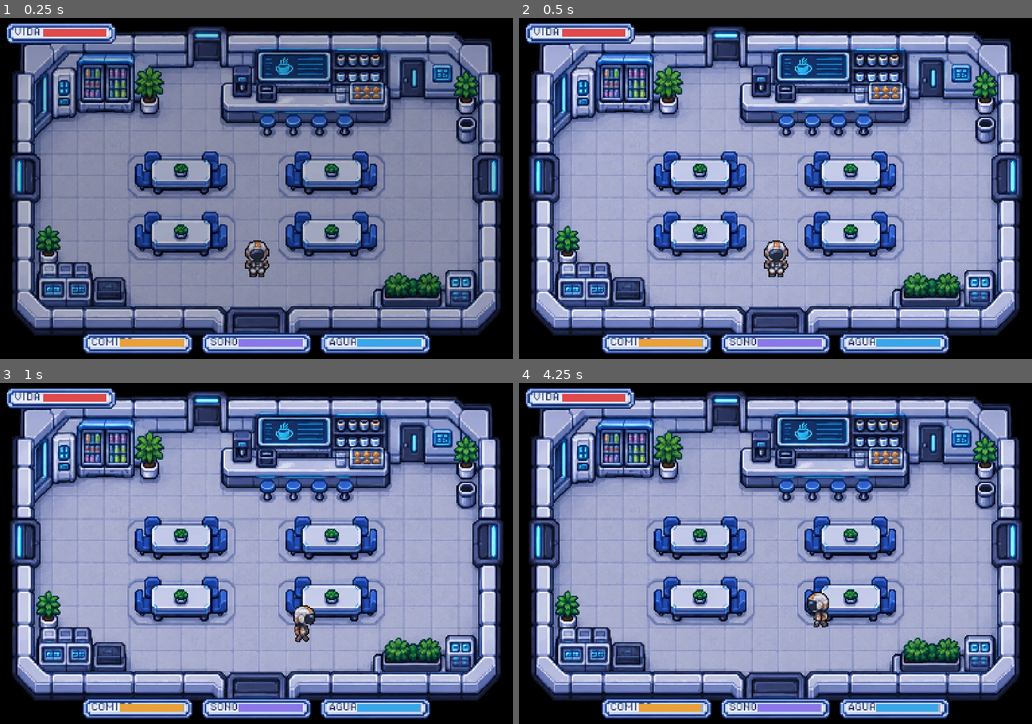
Above: before the commit, frames 1-4 (two rows, left to right).
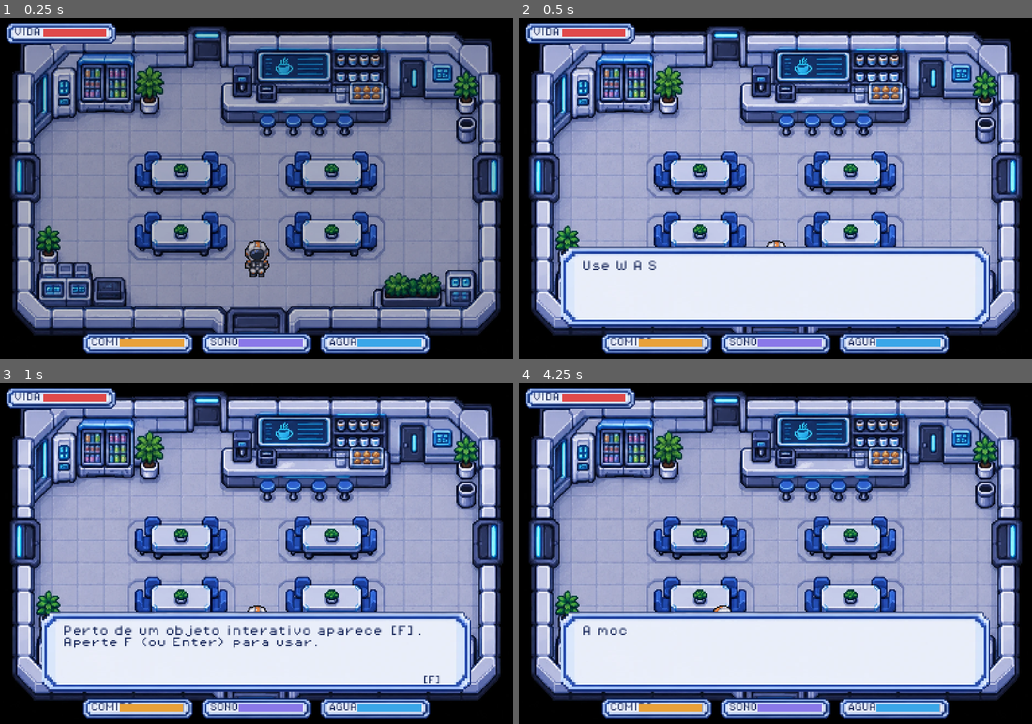
Above: after the commit, the same moments.

Repository: thallesgsrv/nasa-space-apps
Game: Godot game, scene res://scenes/game.tscn
Same seed, same stepped clock (60 frames per second), same inputs: the game is played once before the commit and once after it.
Inputs:
- Up to frame 1 (0.25 s): no input
- Up to frame 2 (0.5 s): no input
- Up to frame 3 (1 s): tap Enter at 0.5 s; hold D (move_right) from 0.53 s (still down); hold F (interact) from 0.53 s (still down); tap Space at 0.77 s
- Up to frame 4 (4.25 s): release D (move_right) at 1.28 s; release F (interact) at 1.28 s; hold S (move_down) 1.28-2.03 s; tap F (interact) at 1.35, 2.3, 3.05 s; tap Space at 1.52, 3.02, 3.5, 3.77 s; tap I (inventory) at 2, 4.15 s; hold D (move_right) 2.03-2.78 s; hold 1 (switch_world) 2.03-2.78 s; hold W (move_up) 2.78-3.53 s; tap Enter at 2.85 s; hold A (move_left) from 3.53 s (still down); hold F (interact) from 3.53 s (still down); tap Keypad Enter at 3.6 s

Frame 1 is identical in both runs. In frame 2, 19% of the frame differs, in the area x 8-92%, y 67-91%; in frame 3, 19%; in frame 4, 19%, in the area x 8-92%, y 61-97%.
Error before the commit: Invalid assignment of property or key 'locked' with value of type 'bool' on a base object of type 'CharacterBody2D (player.gd)'. (res://scripts/game.gd:36)

Commit message:
feat: add sprite do personagem

Diff:
--- a/character_body_2d.tscn
+++ /dev/null
@@ -1,46 +0,0 @@
-[gd_scene format=3 uid="uid://kpfgrn03daki"]
-
-[ext_resource type="Texture2D" uid="uid://bohj0utwnu7hj" path="res://assets/sprites/0f9f2736-41f0-478a-998e-53d80acfd180.png" id="1_f50pn"]
-
-[sub_resource type="AtlasTexture" id="AtlasTexture_ij6vw"]
-atlas = ExtResource("1_f50pn")
-region = Rect2(0, 0, 192, 170)
-
-[sub_resource type="AtlasTexture" id="AtlasTexture_ghijl"]
-atlas = ExtResource("1_f50pn")
-region = Rect2(192, 0, 192, 170)
-
-[sub_resource type="AtlasTexture" id="AtlasTexture_44cfe"]
-atlas = ExtResource("1_f50pn")
-region = Rect2(384, 0, 192, 170)
-
-[sub_resource type="AtlasTexture" id="AtlasTexture_dd465"]
-atlas = ExtResource("1_f50pn")
-region = Rect2(576, 0, 192, 170)
-
-[sub_resource type="SpriteFrames" id="SpriteFrames_wmimt"]
-animations = [{
-"frames": [{
-"duration": 1.0,
-"texture": SubResource("AtlasTexture_ij6vw")
-}, {
-"duration": 1.0,
-"texture": SubResource("AtlasTexture_ghijl")
-}, {
-"duration": 1.0,
-"texture": SubResource("AtlasTexture_44cfe")
-}, {
-"duration": 1.0,
-"texture": SubResource("AtlasTexture_dd465")
-}],
-"loop": 1,
-"name": &"default",
-"speed": 5.0
-}]
-
-[node name="CharacterBody2D" type="CharacterBody2D" unique_id=54479861]
-
-[node name="AnimatedSprite2D" type="AnimatedSprite2D" parent="." unique_id=920000991]
-sprite_frames = SubResource("SpriteFrames_wmimt")
-frame = 2
-frame_progress = 0.43132052
--- a/node_2d.tscn
+++ /dev/null
@@ -1,5 +0,0 @@
-[gd_scene format=3 uid="uid://dj3ssdnpl078t"]
-
-[node name="Node2D" type="Node2D" unique_id=1185669765]
-
-[node name="AnimationPlayer" type="AnimationPlayer" parent="." unique_id=1133838021]
--- a/project.godot
+++ b/project.godot
@@ -20,6 +20,7 @@
 GameState="*res://scripts/game_state.gd"
 UI="*res://scripts/ui/ui.gd"
 Interactions="*res://scripts/interactions.gd"
+Mission="*res://scripts/mission.gd"
 
 [display]
 
--- a/scripts/interactions.gd
+++ b/scripts/interactions.gd
@@ -3,7 +3,6 @@
 ## Cada Interativo nas salas tem um "action"; run() executa a acao correspondente.
 ## Tudo aqui e PLACEHOLDER de jogabilidade: valores e textos ficam faceis de trocar.
 
-const ROUTES := ["Lua", "Marte", "Júpiter"]  # rotas de exemplo (sala de controle)
 
 
 func run(action: String, source: Node, player: Node) -> void:
@@ -29,7 +28,7 @@
 		"botiquim":
 			await _botiquim()
 		"propulsor":
-			await UI.say(["Painel do propulsor.", "Todos os sistemas estáveis. (Controle do propulsor em desenvolvimento.)"])
+			await UI.say(["Painel do propulsor.", "A escolha do lançador e da órbita é feita no console da sala de controle."])
 		"assento":
 			await _assento(source, player)
 		_:
@@ -42,6 +41,7 @@
 		"Use W A S D (ou as setas) para andar.",
 		"Perto de um objeto interativo aparece [F]. Aperte F (ou Enter) para usar.",
 		"Aperte I (ou Tab) para abrir a mochila. Esc cancela os menus.",
+		"Sente na sala de controle para projetar a missão: objetivo, instrumentos, energia, lançador, órbita e solo.",
 		"Aperte 1 para trocar entre o astronauta (estação) e o cientista (Terra).",
 		"Fique de olho nas barras de comida, sono e água lá embaixo!",
 	])
@@ -257,15 +257,103 @@
 		return
 	var stand_pos: Vector2 = player.global_position
 	player.sit(seat.global_position)
-	while true:
-		var title := "Rota: " + (GameState.route if GameState.route != "" else "nenhuma")
+	await _mission_console()
+	player.stand(stand_pos)
+
+
+func _name_of(table: Dictionary, id: String) -> String:
+	return table[id]["name"] if id != "" else "—"
+
+
+func _mission_console() -> void:
+	while true:
+		var opts: Array = [
+			"Dificuldade: " + Mission.DIFFICULTY_NAMES[Mission.difficulty],
+			"1 Objetivo: " + _name_of(Mission.OBJECTIVES, Mission.objective),
+			"2 Instrumentos (%d)" % Mission.instruments.size(),
+			"3 Energia: " + _name_of(Mission.ARRAYS, Mission.array_id),
+			"4 Lançador: " + _name_of(Mission.LAUNCHERS, Mission.launcher),
+			"5 Órbita: " + _name_of(Mission.ORBITS, Mission.orbit),
+			"6 Solo: " + _name_of(Mission.STATIONS, Mission.station),
+			"Revisar projeto",
+			"LANÇAR MISSÃO",
+			"Levantar",
+		]
+		var i := await UI.choose(opts, "Console de missão")
+		match i:
+			0:
+				var keys := Mission.BUDGETS.keys()
+				Mission.difficulty = keys[(keys.find(Mission.difficulty) + 1) % keys.size()]
+				await UI.say("Orçamento: %d M$." % int(Mission.budget()))
+			1:
+				await _pick("Objetivo científico", Mission.OBJECTIVES, "objective", _obj_label)
+			2:
+				await _pick_instruments()
+			3:
+				await _pick("Energia", Mission.ARRAYS, "array_id", _array_label)
+			4:
+				await _pick("Lançador", Mission.LAUNCHERS, "launcher", _launcher_label)
+			5:
+				await _pick("Órbita", Mission.ORBITS, "orbit", _orbit_label)
+			6:
+				await _pick("Estação terrestre", Mission.STATIONS, "station", _station_label)
+			7:
+				await UI.say(Mission.review_lines())
+			8:
+				var r := Mission.launch()
+				await UI.say(r["lines"])
+			_:
+				return
+
+
+func _pick(title: String, table: Dictionary, field: String, label: Callable) -> void:
+	var ids := table.keys()
+	var opts: Array = []
+	for id in ids:
+		opts.append(label.call(id))
+	opts.append("Voltar")
+	var i := await UI.choose(opts, title)
+	if i >= 0 and i < ids.size():
+		Mission.set(field, ids[i])
+
+
+func _pick_instruments() -> void:
+	while true:
+		var ids := Mission.INSTRUMENTS.keys()
 		var opts: Array = []
-		for r in ROUTES:
-			opts.append("Ir para " + r)
-		opts.append("Levantar")
-		var i := await UI.choose(opts, title)
-		if i < 0 or i >= ROUTES.size():
-			break
-		GameState.route = ROUTES[i]
-		await UI.say(["Próxima rota definida: %s." % ROUTES[i], "(A viagem ainda não foi implementada.)"])
-	player.stand(stand_pos)
+		for id in ids:
+			var ins: Dictionary = Mission.INSTRUMENTS[id]
+			var mark := "[x] " if Mission.instruments.has(id) else "[ ] "
+			opts.append("%s%s %dkg %dW %.0fd %dM$" % [mark, ins["name"], int(ins["mass"]), int(ins["power"]), ins["data"], int(ins["cost"])])
+		opts.append("Concluir")
+		var i := await UI.choose(opts, "Instrumentos %d/%d" % [Mission.instruments.size(), Mission.MAX_INSTRUMENTS])
+		if i < 0 or i >= ids.size():
+			return
+		if not Mission.toggle_instrument(ids[i]):
+			await UI.say("Máximo de %d instrumentos." % Mission.MAX_INSTRUMENTS)
+
+
+func _obj_label(id: String) -> String:
+	var o: Dictionary = Mission.OBJECTIVES[id]
+	return "%s: %.0f dados/dia, %d meses" % [o["name"], o["min_data"], o["months"]]
+
+
+func _array_label(id: String) -> String:
+	var a: Dictionary = Mission.ARRAYS[id]
+	return "%s %dW %dkg %dM$" % [a["name"], int(a["watts"]), int(a["mass"]), int(a["cost"])]
+
+
+func _launcher_label(id: String) -> String:
+	var l: Dictionary = Mission.LAUNCHERS[id]
+	var c: Dictionary = l["cap"]
+	return "%s %dM$ (LEO %d, GEO %d, L1 %d kg)" % [l["name"], int(l["cost"]), int(c["leo"]), int(c["geo"]), int(c["l1"])]
+
+
+func _orbit_label(id: String) -> String:
+	var o: Dictionary = Mission.ORBITS[id]
+	return "%s: eclipse %d%%, link %.1f" % [o["name"], int(float(o["eclipse"]) * 100.0), o["link"]]
+
+
+func _station_label(id: String) -> String:
+	var s: Dictionary = Mission.STATIONS[id]
+	return "%s %.0f dados/dia %dM$" % [s["name"], s["rate"], int(s["cost"])]
--- /dev/null
+++ b/scripts/mission.gd
@@ -0,0 +1,285 @@
+extends Node
+## Autoload "Mission": modelo de projeto de missao (regras simples e verificaveis).
+## ATENCAO: TODOS os valores abaixo sao FICTICIOS, feitos para o jogo. Nao sao dados de missoes reais.
+## Inspiracao conceitual (principios, nao numeros): segmentos Launch/Space/Ground/User, requisitos
+## mensuraveis, trade space e margens (CML do JPL e webinar "Design and Develop Science Missions").
+
+const BUS_MASS := 100.0         # kg  (plataforma fixa)
+const BUS_POWER := 60.0         # W
+const BUS_COST := 40.0          # M$
+const BUS_RELIABILITY := 0.97   # por ano
+const MAX_INSTRUMENTS := 4
+const DATA_DAYS := 30.0         # dias por mes simulado
+const SUCCESS_FRACTION := 0.9   # fracao minima do requisito de dados para cumprir a missao
+
+const BUDGETS := {"facil": 500.0, "normal": 380.0, "dificil": 320.0}
+const DIFFICULTY_NAMES := {"facil": "Fácil", "normal": "Normal", "dificil": "Difícil"}
+
+## needs = tipos de instrumento que respondem a pergunta cientifica
+## min_data = dados/dia que precisam CHEGAR a Terra; months = vida util pedida
+const OBJECTIVES := {
+	"clima": {"name": "Clima da Terra", "needs": ["imager", "radiometer"], "min_data": 6.0, "months": 12, "best_orbit": ["leo", "geo"],
+		"desc": "Acompanhar nuvens e temperatura do planeta."},
+	"sol": {"name": "Coroa solar", "needs": ["coronagraph", "spectrometer"], "min_data": 4.0, "months": 18, "best_orbit": ["geo", "l1"],
+		"desc": "Observar o Sol sem interrupção."},
+	"exo": {"name": "Exoplanetas", "needs": ["telescope"], "min_data": 5.0, "months": 24, "best_orbit": ["l1"],
+		"desc": "Detectar planetas por trânsito."},
+}
+
+## mass kg, power W, data dados/dia, cost M$, rel confiabilidade por ano
+const INSTRUMENTS := {
+	"imager": {"name": "Câmera multiespectral", "type": "imager", "mass": 45.0, "power": 55.0, "data": 5.0, "cost": 60.0, "rel": 0.95},
+	"radiometer": {"name": "Radiômetro", "type": "radiometer", "mass": 70.0, "power": 90.0, "data": 3.0, "cost": 80.0, "rel": 0.93},
+	"coronagraph": {"name": "Coronógrafo", "type": "coronagraph", "mass": 60.0, "power": 40.0, "data": 4.0, "cost": 90.0, "rel": 0.92},
+	"spectrometer": {"name": "Espectrômetro", "type": "spectrometer", "mass": 30.0, "power": 25.0, "data": 2.0, "cost": 35.0, "rel": 0.97},
+	"telescope": {"name": "Telescópio de trânsito", "type": "telescope", "mass": 85.0, "power": 70.0, "data": 6.0, "cost": 120.0, "rel": 0.94},
+}
+
+const ARRAYS := {
+	"p": {"name": "Painel solar pequeno", "watts": 150.0, "mass": 20.0, "cost": 15.0},
+	"m": {"name": "Painel solar médio", "watts": 300.0, "mass": 35.0, "cost": 25.0},
+	"g": {"name": "Painel solar grande", "watts": 550.0, "mass": 60.0, "cost": 40.0},
+}
+
+## cap = massa maxima (kg) por orbita
+const LAUNCHERS := {
+	"pequeno": {"name": "Lançador pequeno", "cap": {"leo": 300.0, "geo": 0.0, "l1": 0.0}, "cost": 40.0, "rel": 0.90},
+	"medio": {"name": "Lançador médio", "cap": {"leo": 800.0, "geo": 350.0, "l1": 250.0}, "cost": 110.0, "rel": 0.94},
+	"pesado": {"name": "Lançador pesado", "cap": {"leo": 2000.0, "geo": 900.0, "l1": 700.0}, "cost": 220.0, "rel": 0.97},
+}
+
+## eclipse = fracao do tempo sem sol; link = fator de contato/distancia para downlink
+const ORBITS := {
+	"leo": {"name": "Órbita baixa (LEO)", "eclipse": 0.35, "link": 0.2, "storm": false},
+	"geo": {"name": "Órbita geoestacionária", "eclipse": 0.05, "link": 1.0, "storm": true},
+	"l1": {"name": "Ponto L1 (Sol-Terra)", "eclipse": 0.0, "link": 0.6, "storm": true},
+}
+
+## rate = dados/dia que a estacao recebe com link 1.0
+const STATIONS := {
+	"basica": {"name": "Estação terrestre básica", "rate": 4.0, "cost": 10.0},
+	"media": {"name": "Estação terrestre média", "rate": 8.0, "cost": 25.0},
+	"rede": {"name": "Rede de estações", "rate": 16.0, "cost": 50.0},
+}
+
+var difficulty := "normal"
+var objective := ""
+var instruments: Array[String] = []
+var array_id := ""
+var launcher := ""
+var orbit := ""
+var station := ""
+
+
+func reset() -> void:
+	difficulty = "normal"
+	objective = ""
+	instruments.clear()
+	array_id = ""
+	launcher = ""
+	orbit = ""
+	station = ""
+
+
+func budget() -> float:
+	return BUDGETS[difficulty]
+
+
+func toggle_instrument(id: String) -> bool:
+	if instruments.has(id):
+		instruments.erase(id)
+		return true
+	if instruments.size() >= MAX_INSTRUMENTS:
+		return false
+	instruments.append(id)
+	return true
+
+
+## Calcula as metricas e os problemas do projeto atual.
+func evaluate() -> Dictionary:
+	var blocking: Array[String] = []
+	var warnings: Array[String] = []
+	var mass := BUS_MASS
+	var power_use := BUS_POWER
+	var cost := BUS_COST
+	var data_raw := 0.0
+	var matching := 0
+	var need: Array = []
+	if objective != "":
+		need = OBJECTIVES[objective]["needs"]
+	for id in instruments:
+		var ins: Dictionary = INSTRUMENTS[id]
+		mass += float(ins["mass"])
+		power_use += float(ins["power"])
+		cost += float(ins["cost"])
+		if need.has(ins["type"]):
+			matching += 1
+			data_raw += float(ins["data"])  # so instrumentos ligados ao objetivo geram ciencia util
+	var power_gen := 0.0
+	if array_id != "":
+		var a: Dictionary = ARRAYS[array_id]
+		mass += float(a["mass"])
+		cost += float(a["cost"])
+		if orbit != "":
+			power_gen = float(a["watts"]) * (1.0 - float(ORBITS[orbit]["eclipse"]))
+	if station != "":
+		cost += float(STATIONS[station]["cost"])
+	if launcher != "":
+		cost += float(LAUNCHERS[launcher]["cost"])
+	var cap := 0.0
+	if launcher != "" and orbit != "":
+		cap = float(LAUNCHERS[launcher]["cap"][orbit])
+	var duty := 0.0
+	if array_id != "" and orbit != "":
+		duty = minf(1.0, power_gen / power_use)
+	var data_gen := data_raw * duty
+	var downlink := 0.0
+	if station != "" and orbit != "":
+		downlink = float(STATIONS[station]["rate"]) * float(ORBITS[orbit]["link"])
+	var data_day := minf(data_gen, downlink)
+	var fit := 1.0
+	if objective != "" and orbit != "" and not OBJECTIVES[objective]["best_orbit"].has(orbit):
+		fit = 0.6
+
+	# --- problemas que impedem o lancamento (revisao de projeto) ---
+	if objective == "":
+		blocking.append("Defina o objetivo científico.")
+	if instruments.is_empty():
+		blocking.append("Escolha ao menos um instrumento.")
+	elif objective != "" and matching == 0:
+		blocking.append("Nenhum instrumento responde ao objetivo (%s)." % OBJECTIVES[objective]["name"])
+	if array_id == "":
+		blocking.append("Escolha o painel solar.")
+	if launcher == "":
+		blocking.append("Escolha o lançador.")
+	if orbit == "":
+		blocking.append("Escolha a órbita.")
+	if station == "":
+		blocking.append("Escolha a estação terrestre.")
+	if launcher != "" and orbit != "" and mass > cap:
+		if cap <= 0.0:
+			blocking.append("%s não alcança essa órbita." % LAUNCHERS[launcher]["name"])
+		else:
+			blocking.append("Massa %d kg acima da capacidade do lançador (%d kg)." % [int(mass), int(cap)])
+	if cost > budget():
+		blocking.append("Custo %d M$ acima do orçamento (%d M$)." % [int(cost), int(budget())])
+
+	# --- avisos (nao bloqueiam, mas pioram o resultado) ---
+	if duty > 0.0 and duty < 1.0:
+		warnings.append("Energia insuficiente: instrumentos a %d%% do tempo." % int(duty * 100.0))
+	if data_gen > downlink and downlink > 0.0:
+		warnings.append("Comunicação limita os dados: gera %.1f/dia, chegam %.1f/dia." % [data_gen, downlink])
+	if fit < 1.0:
+		warnings.append("Órbita pouco adequada ao objetivo: ciência cai 40%.")
+	if matching < instruments.size() and objective != "":
+		warnings.append("Há instrumentos sem relação com o objetivo (massa e custo desperdiçados).")
+
+	return {
+		"mass": mass, "cap": cap, "power_gen": power_gen, "power_use": power_use, "duty": duty,
+		"data_raw": data_raw, "data_gen": data_gen, "downlink": downlink, "data_day": data_day, "cost": cost,
+		"fit": fit, "blocking": blocking, "warnings": warnings,
+	}
+
+
+func review_lines() -> Array[String]:
+	var ev := evaluate()
+	var out: Array[String] = []
+	out.append("Massa %d/%d kg | Energia %d/%d W" % [int(ev["mass"]), int(ev["cap"]), int(ev["power_gen"]), int(ev["power_use"])])
+	out.append("Dados %.1f/dia, link %.1f/dia | Custo %d/%d M$" % [ev["data_gen"], ev["downlink"], int(ev["cost"]), int(budget())])
+	if objective != "":
+		var o: Dictionary = OBJECTIVES[objective]
+		out.append("Requisito: %.1f dados/dia por %d meses (mínimo %d%%)." % [o["min_data"], o["months"], int(SUCCESS_FRACTION * 100.0)])
+	for b in ev["blocking"]:
+		out.append("BLOQUEIA: " + str(b))
+	for w in ev["warnings"]:
+		out.append("Aviso: " + str(w))
+	if ev["blocking"].is_empty() and ev["warnings"].is_empty():
+		out.append("Projeto consistente. Pronto para lançar.")
+	return out
+
+
+## Simula a missao e devolve {ok, success, score, lines}.
+func launch() -> Dictionary:
+	var ev := evaluate()
+	var lines: Array[String] = []
+	if not ev["blocking"].is_empty():
+		lines.append("Revisão reprovada. O lançamento foi cancelado.")
+		for b in ev["blocking"]:
+			lines.append("- " + str(b))
+		return {"ok": false, "success": false, "score": 0, "lines": lines}
+
+	var rng := RandomNumberGenerator.new()
+	rng.randomize()
+	var o: Dictionary = OBJECTIVES[objective]
+	var months: int = o["months"]
+	lines.append("Lançamento com %s para %s." % [LAUNCHERS[launcher]["name"], ORBITS[orbit]["name"]])
+	if rng.randf() > float(LAUNCHERS[launcher]["rel"]):
+		lines.append("FALHA NO LANÇAMENTO. O foguete foi perdido.")
+		lines.append("Motivo: risco do lançador (confiabilidade %d%%)." % int(float(LAUNCHERS[launcher]["rel"]) * 100.0))
+		return {"ok": true, "success": false, "score": 5, "lines": lines}
+	lines.append("Órbita atingida. Comissionamento concluído.")
+
+	var active: Array[String] = instruments.duplicate()
+	var lost := 0
+	var total := 0.0
+	var months_run := 0
+	var downlink: float = ev["downlink"]
+	var duty: float = ev["duty"]
+	var fit: float = ev["fit"]
+	var bus_failed := false
+	for month in range(1, months + 1):
+		if rng.randf() < (1.0 - BUS_RELIABILITY) / 12.0:
+			lines.append("Mês %d: falha na plataforma. Missão encerrada." % month)
+			bus_failed = true
+			break
+		months_run = month
+		for id in active.duplicate():
+			if rng.randf() < (1.0 - float(INSTRUMENTS[id]["rel"])) / 12.0:
+				active.erase(id)
+				lost += 1
+				lines.append("Mês %d: %s falhou." % [month, INSTRUMENTS[id]["name"]])
+		var storm := 1.0
+		if ORBITS[orbit]["storm"] and rng.randf() < 0.08:
+			storm = 0.5
+			lines.append("Mês %d: tempestade solar reduziu os dados." % month)
+		var gen := 0.0
+		for id in active:
+			if o["needs"].has(INSTRUMENTS[id]["type"]):
+				gen += float(INSTRUMENTS[id]["data"])
+		gen *= duty
+		total += minf(gen, downlink) * DATA_DAYS * storm * fit
+	var required: float = float(o["min_data"]) * DATA_DAYS * months
+	var frac := total / required
+	lines.append("Operou %d de %d meses. Dados entregues: %d de %d (%d%%)." % [months_run, months, int(total), int(required), int(frac * 100.0)])
+
+	var success := frac >= SUCCESS_FRACTION and not bus_failed
+	var thrift := clampf((budget() - float(ev["cost"])) / budget(), 0.0, 1.0)
+	var score := int(clampf(frac, 0.0, 1.2) / 1.2 * 70.0 + thrift * 20.0 + (10.0 if lost == 0 and not bus_failed else 0.0))
+	if success:
+		lines.append("MISSÃO CUMPRIDA! Pontuação: %d/100." % score)
+	else:
+		lines.append("MISSÃO NÃO ATINGIU OS REQUISITOS. Pontuação: %d/100." % score)
+		lines.append("Por quê: " + _failure_reason(ev, bus_failed, lost, frac))
+	if not ev["warnings"].is_empty():
+		lines.append("Pontos de atenção do projeto:")
+		for w in ev["warnings"]:
+			lines.append("- " + str(w))
+	return {"ok": true, "success": success, "score": score, "lines": lines}
+
+
+func _failure_reason(ev: Dictionary, bus_failed: bool, lost: int, frac: float) -> String:
+	if bus_failed:
+		return "a plataforma falhou antes do fim da vida útil. Faltou margem de confiabilidade."
+	var power_loss: float = float(ev["data_raw"]) - float(ev["data_gen"])
+	var comm_loss: float = maxf(0.0, float(ev["data_gen"]) - float(ev["downlink"]))
+	if comm_loss > 0.0 and comm_loss >= power_loss:
+		return "a comunicação não escoou os dados. Use estação melhor ou órbita com mais contato."
+	if power_loss > 0.0:
+		return "energia insuficiente deixou os instrumentos desligados parte do tempo."
+	if float(ev["fit"]) < 1.0:
+		return "a órbita escolhida não era a ideal para o objetivo."
+	if lost > 0:
+		return "falhas de instrumentos reduziram os dados. Considere instrumentos mais confiáveis."
+	if frac < SUCCESS_FRACTION:
+		return "os instrumentos geram dados abaixo do requisito. Adicione instrumentos úteis."
+	return "combinação de azar e margens pequenas."
--- a/scripts/player.gd
+++ b/scripts/player.gd
@@ -7,7 +7,26 @@
 @export var speed: float = 300.0
 @export var roll_speed: float = 520.0
 
-@onready var sprite: AnimatedSprite2D = $AnimatedSprite2D
+const FONT := preload("res://assets/fonts/PixelOperator8.ttf")
+
+## Bloqueio externo (tutorial, cenas): o personagem fica parado e nao interage.
+var locked := false
+## Sentado na cadeira de comando (console de missao aberto).
+var seated := false
+
+## Personagem de imagem estatica (cientista): uma textura por direcao, sem AnimatedSprite2D.
+@export var tex_up: Texture2D
+@export var tex_down: Texture2D
+@export var tex_side: Texture2D
+@export var side_faces_left := false  # a arte "side" ja olha para a esquerda?
+
+@onready var sprite: AnimatedSprite2D = get_node_or_null("AnimatedSprite2D") as AnimatedSprite2D
+@onready var still: Sprite2D = get_node_or_null("Sprite2D") as Sprite2D
+@onready var sensor: Area2D = get_node_or_null("InteractSensor") as Area2D
+
+var _prompt: Label
+var _target: Area2D
+var _interacting := false
 
 var _facing := "down"        # "down" | "up" | "side"
 var _flip := false           # true = olhando para a esquerda (so vale em "side")
@@ -19,13 +38,31 @@
 
 func _ready() -> void:
 	_setup_input()
-	sprite.animation_finished.connect(_on_animation_finished)
+	if sprite != null:
+		sprite.animation_finished.connect(_on_animation_finished)
 	_play("idle")
+	_prompt = Label.new()
+	_prompt.add_theme_font_override("font", FONT)
+	_prompt.add_theme_font_size_override("font_size", 24)
+	_prompt.add_theme_color_override("font_color", Color.WHITE)
+	_prompt.add_theme_color_override("font_outline_color", Color.BLACK)
+	_prompt.add_theme_constant_override("outline_size", 8)
+	_prompt.position = Vector2(-160, -130)
+	_prompt.size = Vector2(320, 30)
+	_prompt.horizontal_alignment = HORIZONTAL_ALIGNMENT_CENTER
+	_prompt.visible = false
+	add_child(_prompt)
 
 
 func _physics_process(_delta: float) -> void:
 	if _dead:
 		return
+	if _is_frozen():
+		velocity = Vector2.ZERO
+		_play("idle")
+		_update_prompt()
+		return
+	_update_prompt()
 	if _locked:
 		velocity = _roll_dir * roll_speed
 		move_and_slide()
@@ -53,7 +90,7 @@
 
 ## Toca a animacao de dano (o jogador perde o controle ate ela terminar).
 func hit() -> void:
-	if _dead or _locked:
+	if sprite == null or _dead or _locked:
 		return
 	_locked = true
 	_roll_dir = Vector2.ZERO
@@ -62,7 +99,7 @@
 
 ## Rolamento na ultima direcao andada.
 func roll() -> void:
-	if _dead or _locked:
+	if sprite == null or _dead or _locked:
 		return
 	_locked = true
 	_roll_dir = _last_dir.normalized()
@@ -79,15 +116,34 @@
 	_dead = true
 	_locked = true
 	velocity = Vector2.ZERO
-	sprite.flip_h = _flip
-	sprite.play("death_side")
+	if sprite != null:
+		sprite.flip_h = _flip
+		sprite.play("death_side")
 
 
 func _play(base: String, restart: bool = false) -> void:
+	if sprite == null:
+		_show_still()
+		return
 	var anim := "%s_%s" % [base, _facing]
 	sprite.flip_h = _flip and _facing == "side"
 	if restart or sprite.animation != anim:
 		sprite.play(anim)
+
+
+func _show_still() -> void:
+	if still == null:
+		return
+	match _facing:
+		"up":
+			still.texture = tex_up
+			still.flip_h = false
+		"down":
+			still.texture = tex_down
+			still.flip_h = false
+		_:
+			still.texture = tex_side
+			still.flip_h = _flip != side_faces_left
 
 
 func _on_animation_finished() -> void:
@@ -118,3 +174,54 @@
 			var logical := InputEventKey.new()
 			logical.keycode = key
 			InputMap.action_add_event(action, logical)
+
+
+# ============================ interacao ============================
+func _is_frozen() -> bool:
+	return locked or seated or _interacting or UI.busy
+
+
+## Escolhe a zona interativa mais proxima e mostra "[F] nome".
+func _update_prompt() -> void:
+	_target = null
+	if sensor != null and not _is_frozen():
+		var best := INF
+		for area in sensor.get_overlapping_areas():
+			if area is Area2D and area.get("action") != null and String(area.get("action")) != "":
+				var d := global_position.distance_squared_to(area.global_position)
+				if d < best:
+					best = d
+					_target = area
+	if _target != null:
+		_prompt.text = "[F] " + String(_target.get("display_name"))
+	_prompt.visible = _target != null
+
+
+func _unhandled_input(event: InputEvent) -> void:
+	if _dead or event.is_echo() or _is_frozen():
+		return
+	if event.is_action_pressed("interact") and _target != null:
+		get_viewport().set_input_as_handled()
+		_interacting = true
+		_prompt.visible = false
+		await Interactions.run(String(_target.get("action")), _target, self)
+		_interacting = false
+	elif event.is_action_pressed("inventory"):
+		get_viewport().set_input_as_handled()
+		_interacting = true
+		await Interactions.open_inventory()
+		_interacting = false
+
+
+## Senta na cadeira (chamado pela sala de controle).
+func sit(pos: Vector2) -> void:
+	seated = true
+	velocity = Vector2.ZERO
+	global_position = pos
+	_facing = "down"
+	_play("idle", true)
+
+
+func stand(pos: Vector2) -> void:
+	global_position = pos
+	seated = false
--- a/scripts/start_menu.gd
+++ b/scripts/start_menu.gd
@@ -77,5 +77,6 @@
 func _start_game() -> void:
 	_starting = true
 	GameState.reset()
+	Mission.reset()
 	await UI.fade_to(1.0, 0.5)
 	get_tree().change_scene_to_file(GAME_SCENE)
Not shown, added: scripts/mission.gd.uid
Not shown, added: 0001-feat-mission-console-de-projeto-de-missao-regras-ent.patch
Not shown, added: 0002-fix-player-locked-seated-sit-stand-e-sensor-de-inter.patch
Not shown, added: 0003-fix-cientista-sem-AnimatedSprite-so-instrumentos-ute.patch
